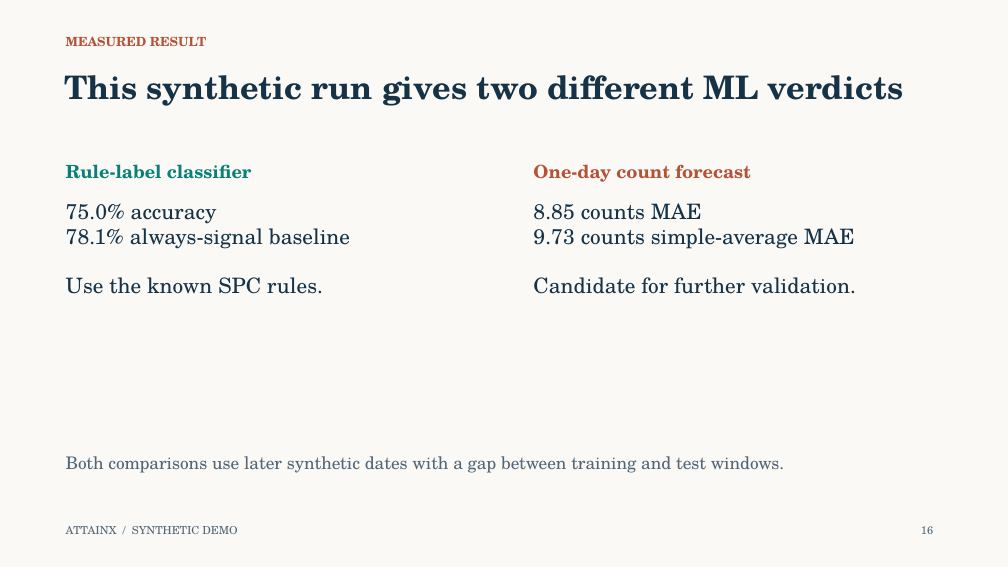
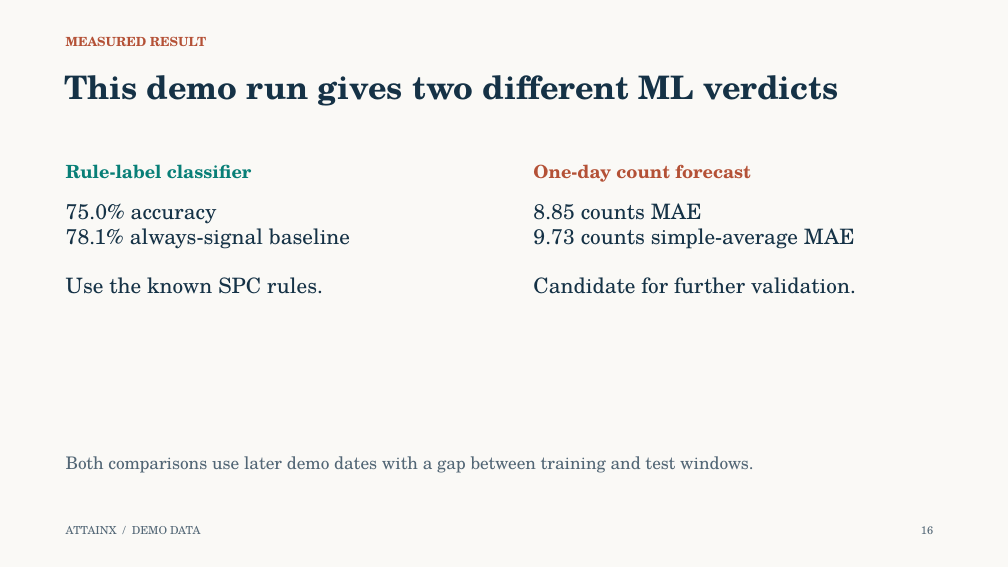
Before and after one commit to 0xpvtrickbateman/SPC-ML-Demo, a slide deck: slide 16 of docs/SPC_ML_Demo_Walkthrough_Ready.pptx. Drawn at 1008x567 pixels with LibreOffice and Linux fonts; fonts in the diff are those of the drawing. Boxes give left, top, right and bottom in pixels: in the first picture for what was removed or moved away, otherwise in the second. Text is boxed around its words. In the diff, an @@ line names an element or a change of style, - is before the commit and + after.

Commit message:
Revise demo wording and document USCIS capability gaps

```diff
--- a/docs/SPC_ML_Demo_Walkthrough_Ready.pptx
+++ b/docs/SPC_ML_Demo_Walkthrough_Ready.pptx
@@ text at (64, 75, 839, 106): text changed @@
-This synthetic run gives two different ML verdicts
+This demo run gives two different ML verdicts
@@ text at (66, 456, 753, 473): text changed @@
-Both comparisons use later synthetic dates with a gap between training and test windows.
+Both comparisons use later demo dates with a gap between training and test windows.
@@ text at (66, 526, 201, 534): text changed @@
-ATTAINX / SYNTHETIC DEMO
+ATTAINX / DEMO DATA
```
Also in this commit, not shown: 21 other slides changed, 3 other files.
